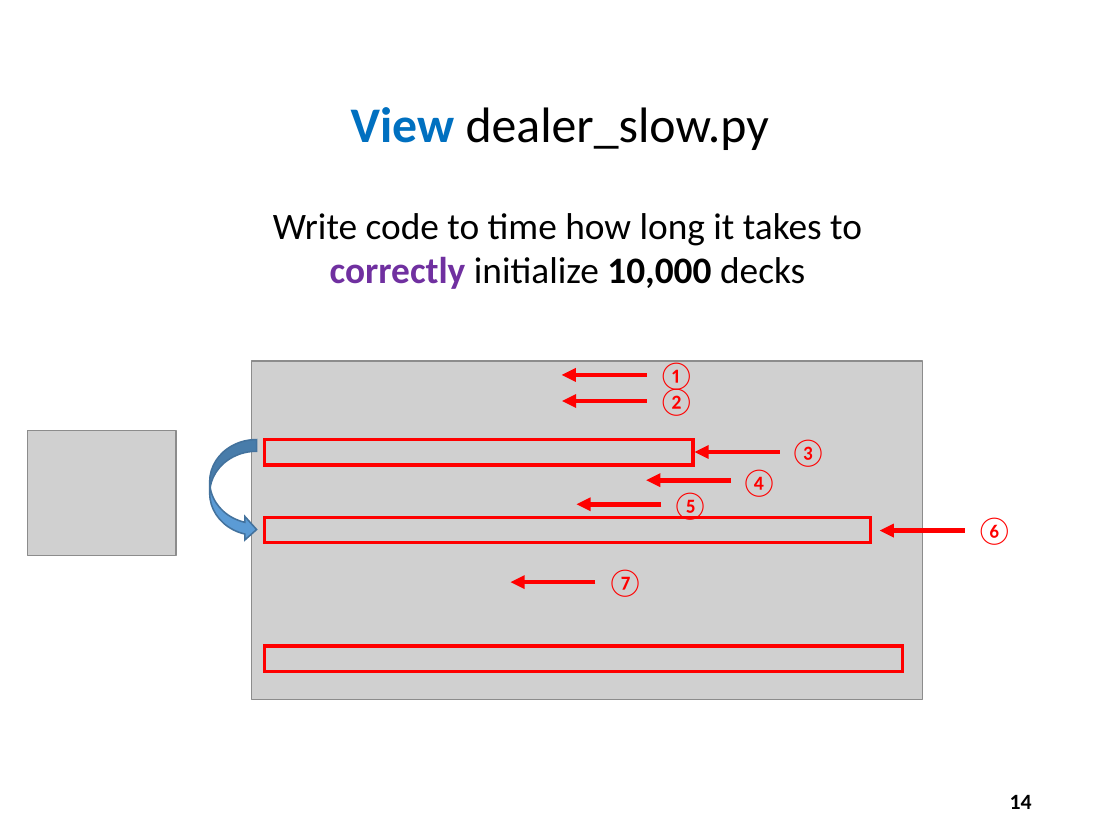
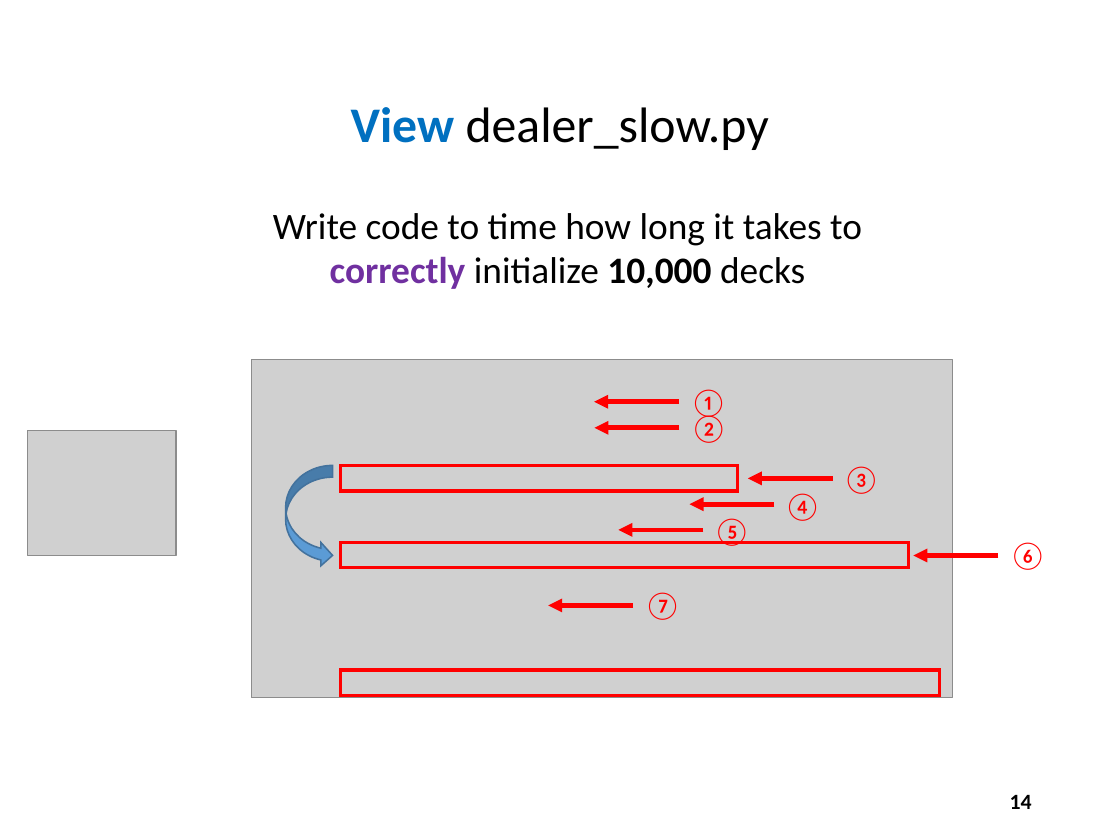
Before and after one commit to dbiersach/scicomp101, a slide deck: slide 14 of Session 10 - Random Numbers and Algorithms/Session 10 - Random Numbers and Algorithms.pptx. Drawn at 1120x840 pixels with LibreOffice and Linux fonts; fonts in the diff are those of the drawing; grey boxes stand for pictures. Boxes give left, top, right and bottom in pixels: in the first picture for what was removed or moved away, otherwise in the second. Text is boxed around its words. In the diff, an @@ line names an element or a change of style, - is before the commit and + after.

```diff
--- a/Session 10 - Random Numbers and Algorithms/Session 10 - Random Numbers and Algorithms.pptx
+++ b/Session 10 - Random Numbers and Algorithms/Session 10 - Random Numbers and Algorithms.pptx
@@ picture: place and size @@
-picture at [252,361,923,699]
+picture at [252,360,953,698]
@@ curved up arrow: place and size @@
-curved up arrow at [210,440,257,542]
+curved up arrow at [286,465,333,567]
@@ rectangle: place and size @@
-rectangle at [264,439,692,465]
+rectangle at [340,466,737,492]
@@ arrow moved from (780, 452) - (694, 452) to (832, 478) - (748, 478) @@
@@ text "③": place and size @@
-text "③" at [790,439,827,467]
+text "③" at [843,466,880,494]
@@ arrow moved from (731, 480) - (646, 480) to (775, 504) - (690, 504) @@
@@ text "⑤": place and size @@
-text "⑤" at [672,492,709,520]
+text "⑤" at [713,518,750,546]
@@ text "④": place and size @@
-text "④" at [741,469,778,497]
+text "④" at [784,493,821,521]
@@ arrow moved from (662, 504) - (577, 504) to (703, 530) - (618, 530) @@
@@ rectangle: place and size @@
-rectangle at [264,517,870,542]
+rectangle at [340,543,908,568]
@@ 4 texts, 4 arrows: place and size @@
-4 texts, 4 arrows at [511,362,1013,597]
+4 texts, 4 arrows at [548,389,1046,620]
@@ rectangle: place and size @@
-rectangle at [264,646,902,672]
+rectangle at [340,670,940,696]
```
Also in this commit, not shown: 9 other slides changed, 7 other files.
